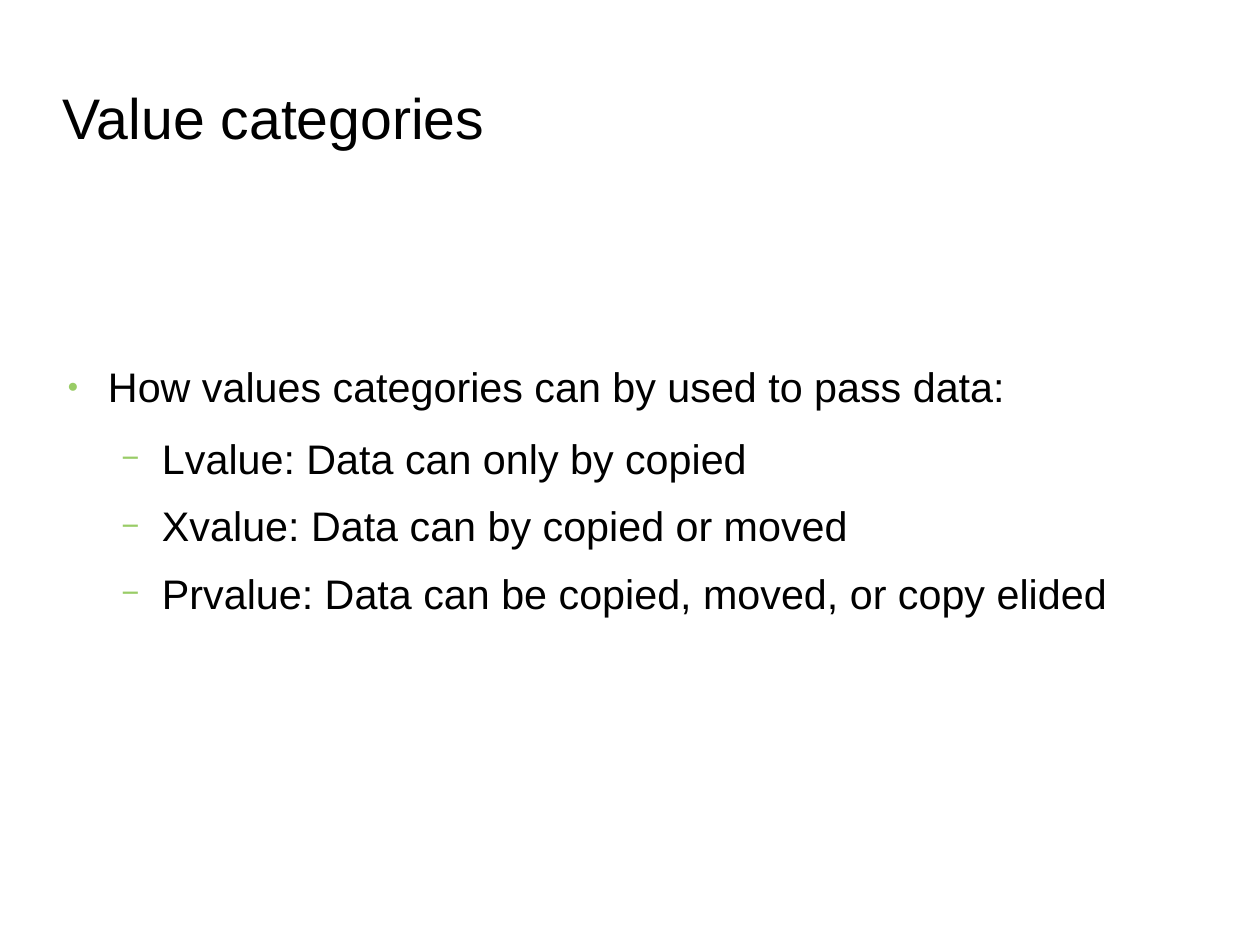
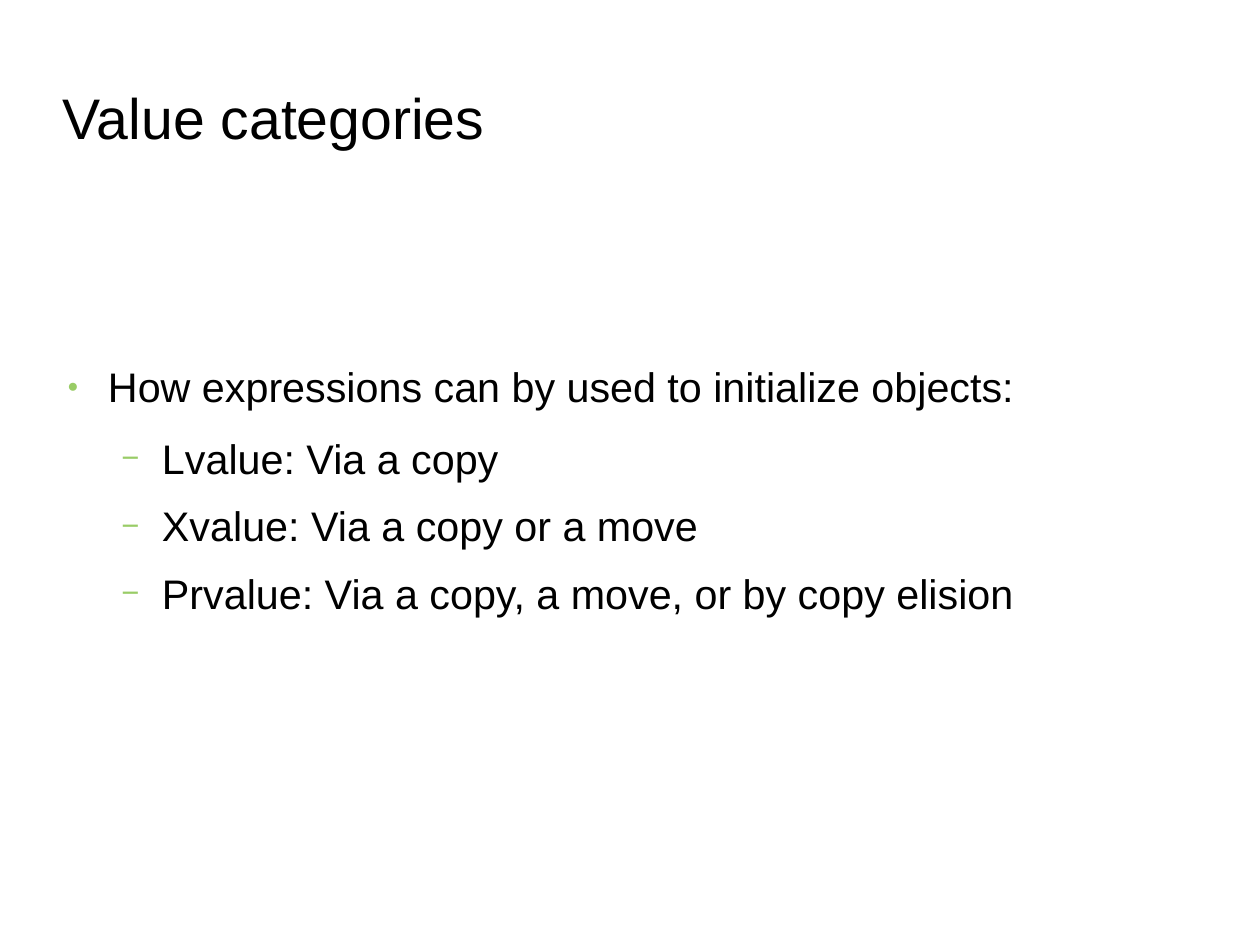
Before and after one commit to FranckRJ/CPP-trainings, a slide deck: slide 9 of traning-move.pt1.odp (slide 8 before the commit). Drawn at 1260x945 pixels with LibreOffice and Linux fonts; fonts in the diff are those of the drawing; background and template pictures are left out. Boxes give left, top, right and bottom in pixels: in the first picture for what was removed or moved away, otherwise in the second. Text is boxed around its words. In the diff, an @@ line names an element or a change of style, - is before the commit and + after.

```diff
--- a/traning-move.pt1.odp
+++ b/traning-move.pt1.odp
@@ text at <box>108,372,1013,617</box>: text changed @@
-● How values categories can by used to pass data:
-  − Lvalue: Data can only by copied
-  − Xvalue: Data can by copied or moved
-  − Prvalue: Data can be copied, moved, or copy elided
+● How expressions can by used to initialize objects:
+  − Lvalue: Via a copy
+  − Xvalue: Via a copy or a move
+  − Prvalue: Via a copy, a move, or by copy elision
```
Also in this commit, not shown: 2 other slides changed, 1 slide added, 2 other files.
